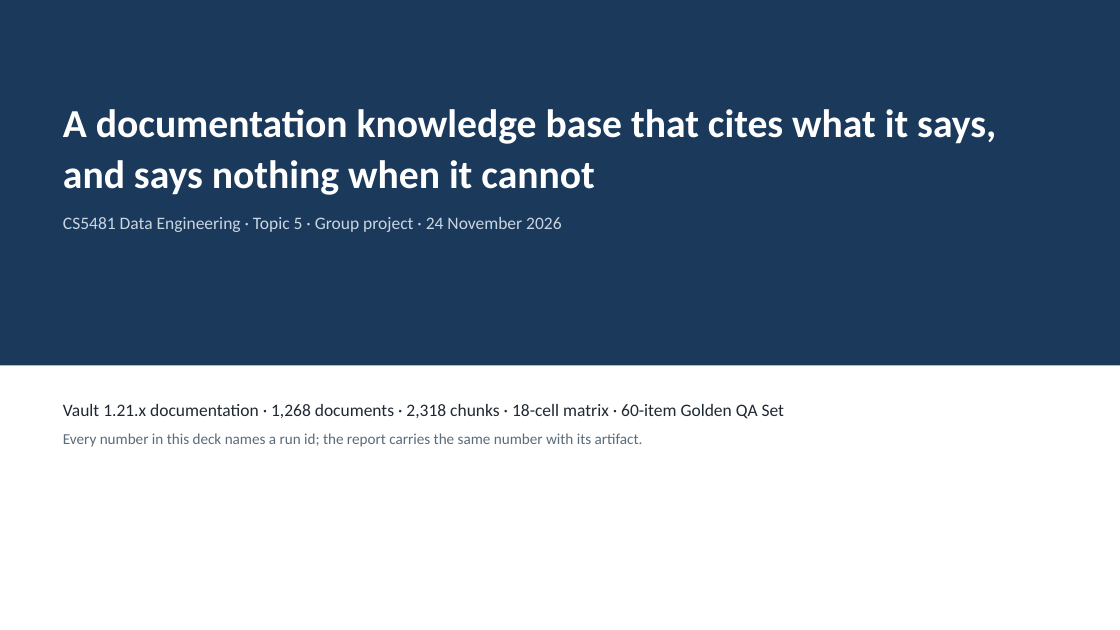
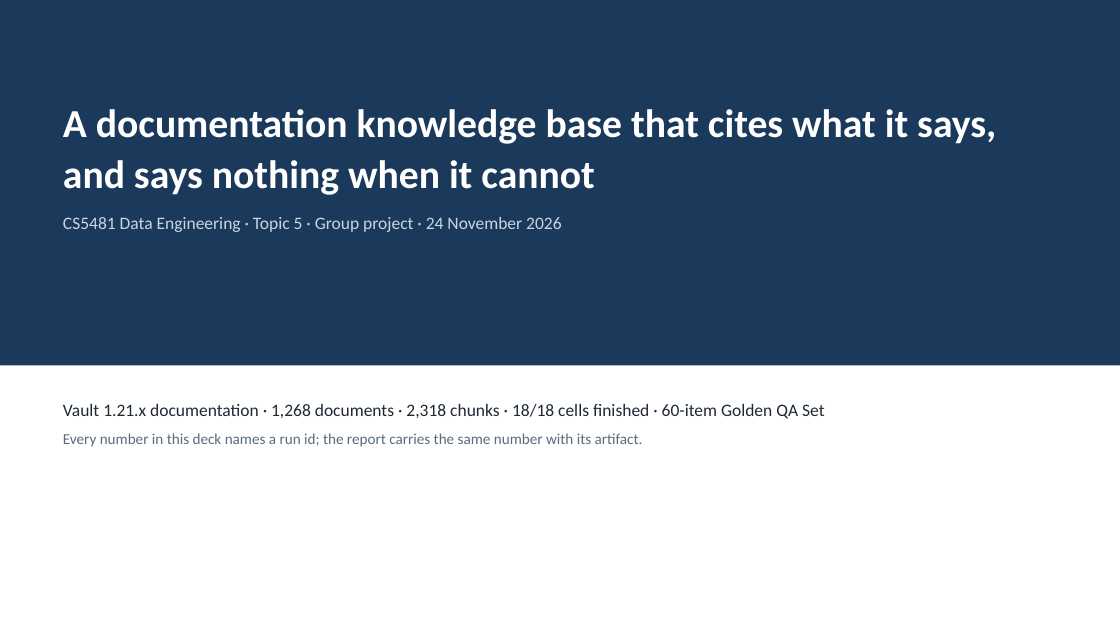
Before and after one commit to JHB11Hinson/cs5481-topic5-rag, a slide deck: slide 1 of reports/slides.pptx. Drawn at 1120x630 pixels with LibreOffice and Linux fonts; fonts in the diff are those of the drawing. Boxes give left, top, right and bottom in pixels: in the first picture for what was removed or moved away, otherwise in the second. Text is boxed around its words. In the diff, an @@ line names an element or a change of style, - is before the commit and + after.

Commit message:
report(ticket 17): final numbers pass — eighteen cells, chunking, correctness, corrected costs

```diff
--- a/reports/slides.pptx
+++ b/reports/slides.pptx
@@ text at box(63, 404, 824, 419): text changed @@
-Vault 1.21.x documentation · 1,268 documents · 2,318 chunks · 18-cell matrix · 60-item Golden QA Set
+Vault 1.21.x documentation · 1,268 documents · 2,318 chunks · 18/18 cells finished · 60-item Golden QA Set
```
Also in this commit, not shown: 8 other slides changed, 4 slides added, 3 slides removed, 16 other files.
